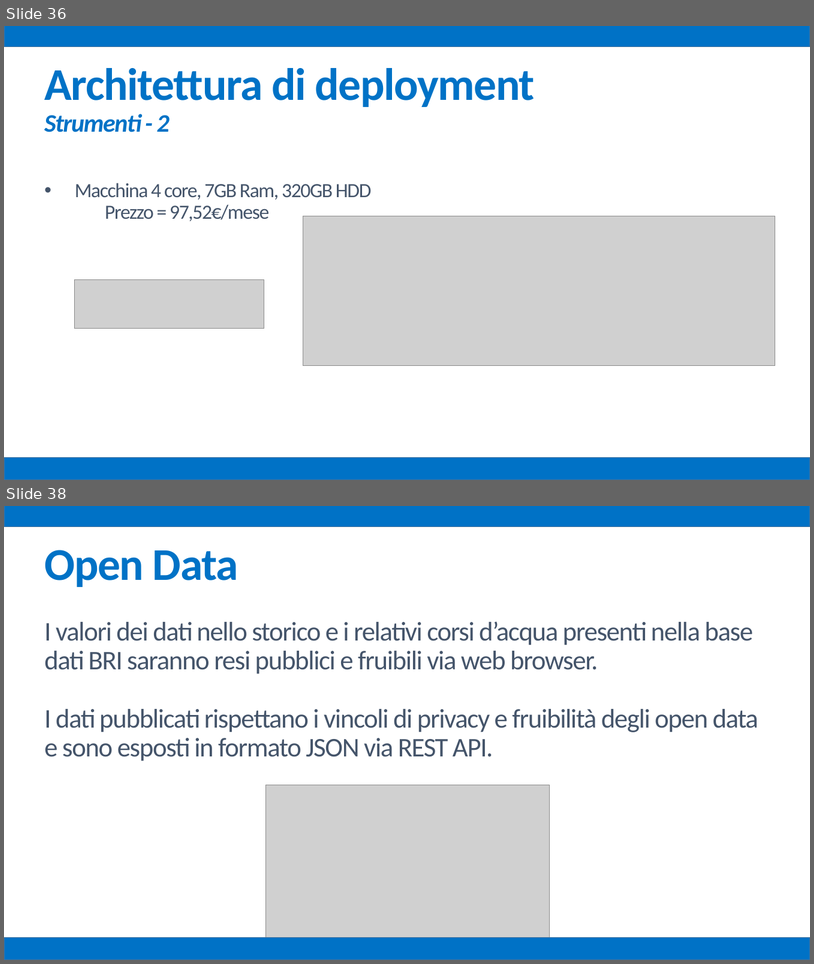
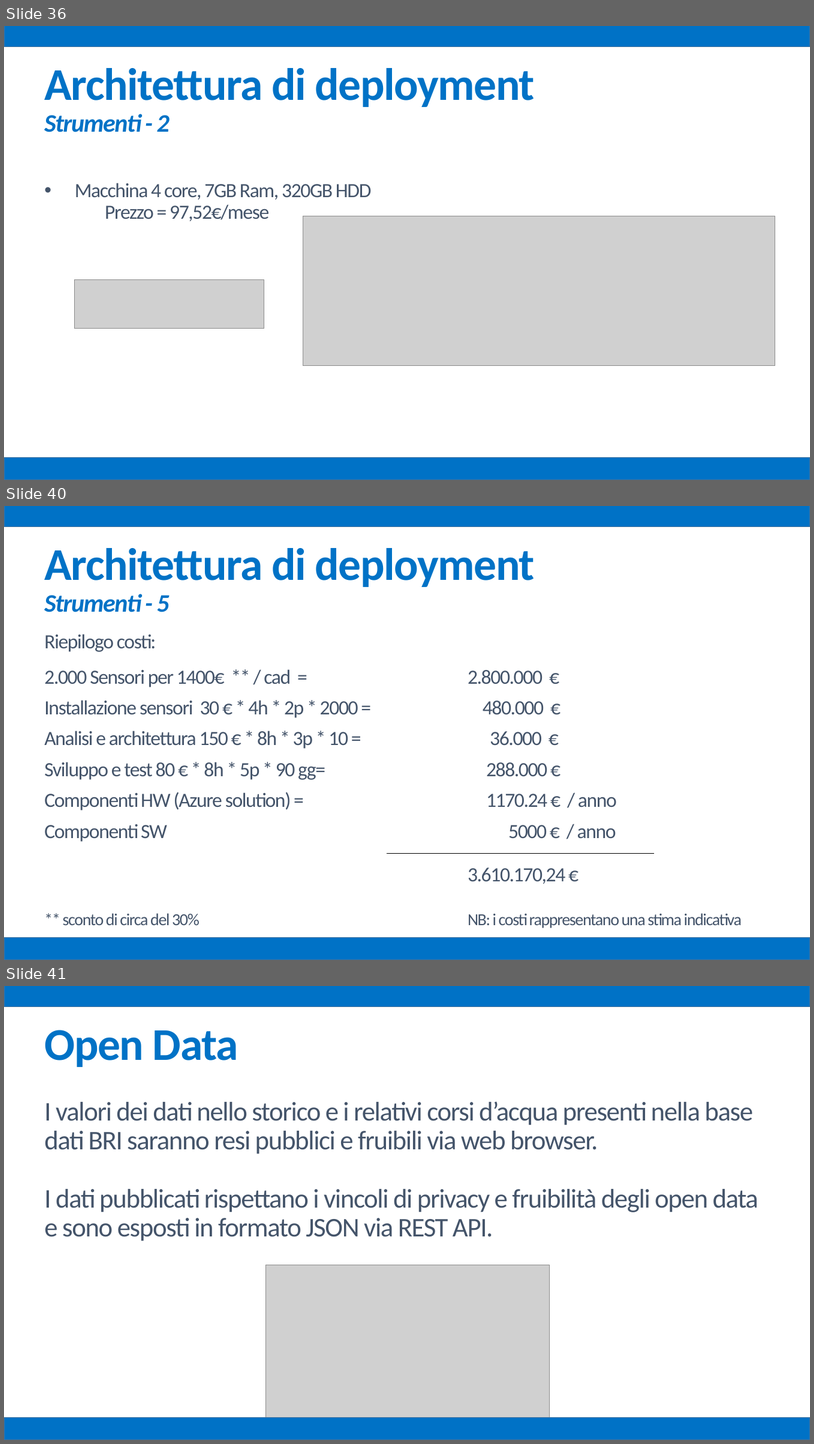
Before and after one commit to mz1991/ProgettoFebbraio2015, a slide deck: Febbraio 2015.pptx. Shown one above the other, each under a label of ours: slides 36 and 38 before the commit, slides 36, 40 and 41 after it; the slides between them are not shown. The pictures are 814x964 and 814x1444 pixels, drawn with LibreOffice and Linux fonts; fonts in the diff are those of the drawing; grey boxes stand for pictures. Boxes give left, top, right and bottom in pixels: in the first picture for what was removed or moved away, otherwise in the second. Text is boxed around its words. In the diff, an @@ line names an element or a change of style, - is before the commit and + after.

```diff
--- a/Febbraio 2015.pptx
+++ b/Febbraio 2015.pptx
@@ slide 40 added at box(4, 506, 810, 960), background #FFFFFF @@
@@ rectangle added at box(4, 506, 810, 527), fill #0072C6, outline #43739E 1 pt @@
@@ text added at box(44, 548, 742, 928), 24 pt, text #44546A @@
+Architettura di deployment
+Strumenti - 5
+Riepilogo costi:
+2.000 Sensori per 1400€ ** / cad = 2.800.000 €
+Installazione sensori 30 € * 4h * 2p * 2000 = 480.000 €
+Analisi e architettura 150 € * 8h * 3p * 10 = 36.000 €
+Sviluppo e test 80 € * 8h * 5p * 90 gg= 288.000 €
+Componenti HW (Azure solution) = 1170.24 € / anno
+Componenti SW 5000 € / anno
+3.610.170,24 €
+** sconto di circa del 30% NB: i costi rappresentano una stima indicativa
@@ line added from (387, 853) to (654, 853), #000000 0.5 pt @@
@@ rectangle added at box(4, 937, 810, 960), fill #0072C6, outline #43739E 1 pt @@
@@ what was slide 38 is now slide 41 @@
```
Also in this commit, not shown: 3 slides changed, 2 other slides added.
